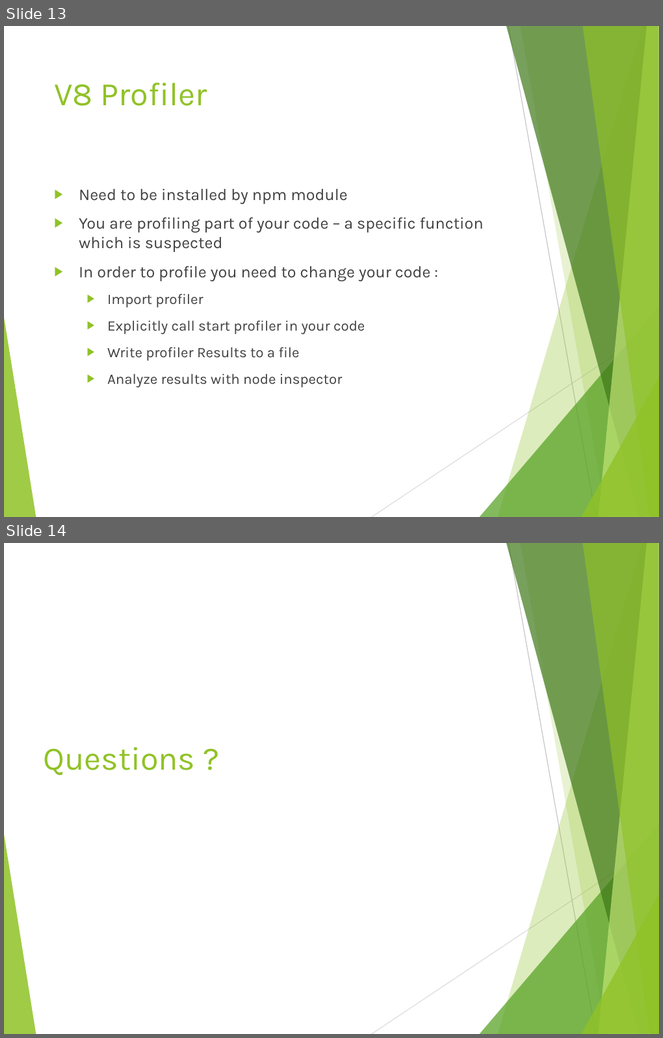
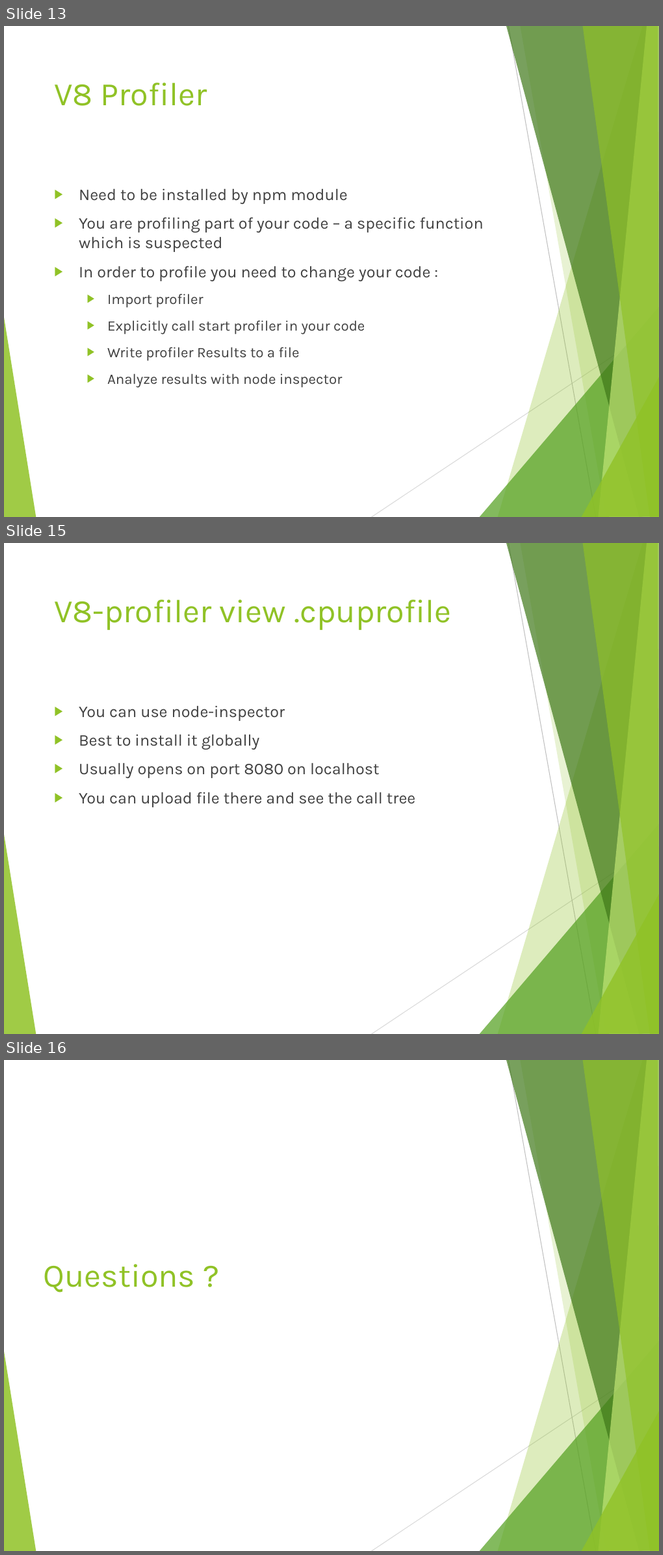
Before and after one commit to tamarstern/MyNodeJSCourse, a slide deck: day2/node_js_profiling/node_js_profiling.pptx. Shown one above the other, each under a label of ours: slides 13 and 14 before the commit, slides 13, 15 and 16 after it; the slides between them are not shown. The pictures are 663x1038 and 663x1555 pixels, drawn with LibreOffice and Linux fonts; fonts in the diff are those of the drawing. Boxes give left, top, right and bottom in pixels: in the first picture for what was removed or moved away, otherwise in the second. Text is boxed around its words. In the diff, an @@ line names an element or a change of style, - is before the commit and + after.

```diff
--- a/day2/node_js_profiling/node_js_profiling.pptx
+++ b/day2/node_js_profiling/node_js_profiling.pptx
@@ slide 15 added at bbox=[4, 543, 659, 1034], background #FFFFFF; not listed: 10 template elements that a slide beside it also shows @@
@@ title added at bbox=[54, 600, 451, 630], 36 pt, text #90C226 @@
+V8-profiler view .cpuprofile
@@ text added at bbox=[79, 705, 415, 808], 18 pt, text #404040 @@
+▶ You can use node-inspector
+▶ Best to install it globally
+▶ Usually opens on port 8080 on localhost
+▶ You can upload file there and see the call tree
@@ what was slide 14 is now slide 16 @@
```
Also in this commit, not shown: 1 other slide added, 7 other files.
